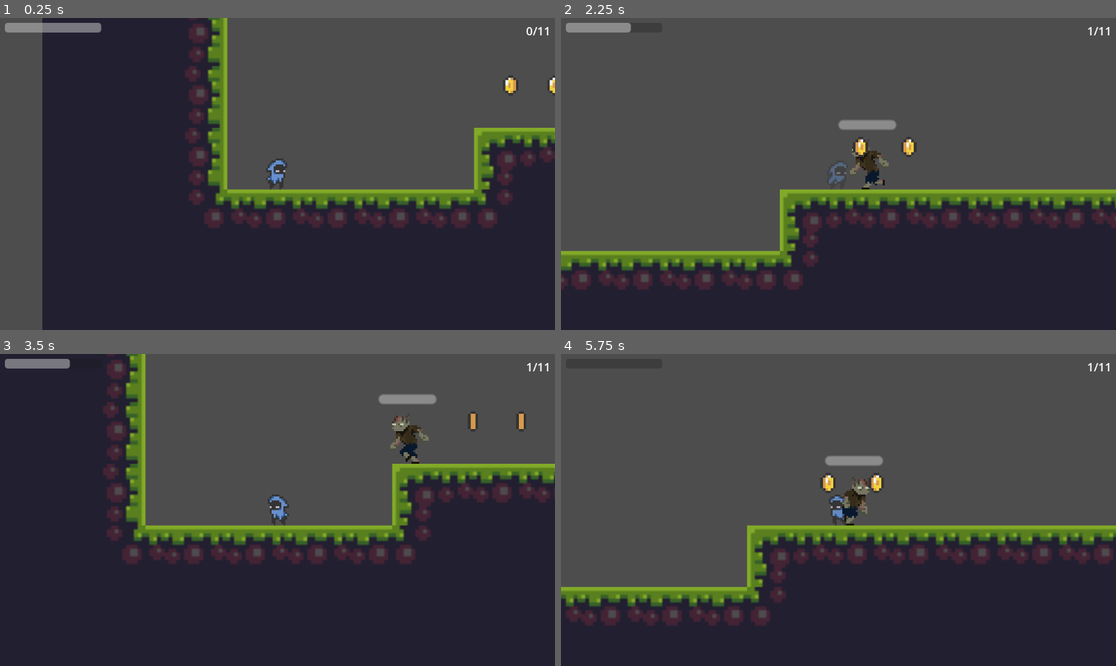
Above: before the commit, frames 1-4 (two rows, left to right).
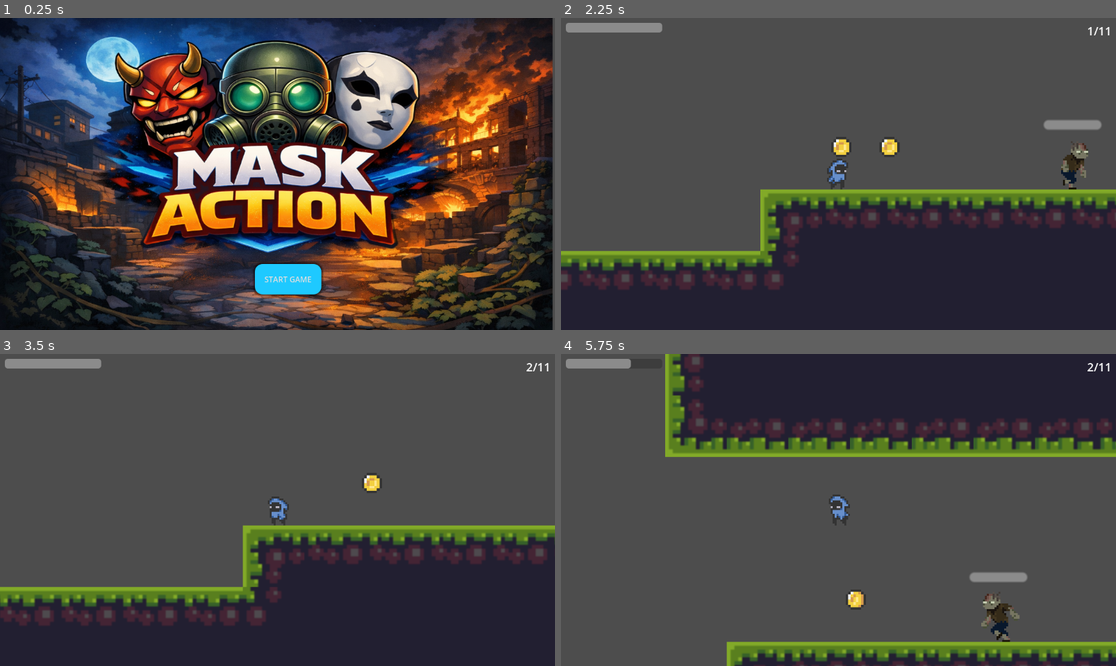
Above: after the commit, the same moments.

Repository: TakashiHamada/ggj2026-mask
Game: Godot game, scene res://Scenes/main_menu.tscn
Same seed, same stepped clock (60 frames per second), same inputs: the game is played once before the commit and once after it. Before the commit the project starts from res://Scenes/main.tscn.
Inputs (mouse positions are in pixels of both pictures, inside the frame that each line leads up to):
- Up to frame 1 (0.25 s): no input
- Up to frame 2 (2.25 s): click (849, 280) at 0.5 s, where only the run after the commit has a clickable "START GAME"; hold D (move_right) from 1.28 s (still down); tap N (attack) at 1.35 s; tap Space (jump) at 1.52 s; tap M (gas_mask) at 2.1 s
- Up to frame 3 (3.5 s): tap Space (jump) at 2.27 s; release D (move_right) at 2.78 s; hold A (move_left) from 2.78 s (still down); tap N (attack) at 2.85 s
- Up to frame 4 (5.75 s): release A (move_left) at 3.53 s; hold D (move_right) 3.53-5.03 s; tap M (gas_mask) at 3.6, 5.1 s; tap Space (jump) at 3.77, 4.52, 5.27 s; tap N (attack) at 4.35 s; hold A (move_left) from 5.03 s (still down)

The runs differ from the first frame. In frame 1, 85% of the frame differs, in the area x 0-100%, y 0-100%; in frame 2, 8.6%; in frame 3, 37%; in frame 4, 64%.

Commit message:
Main Menu
Created rough main menu

Diff:
--- /dev/null
+++ b/mask-action/Scenes/main_menu.tres
@@ -0,0 +1,13 @@
+[gd_resource type="StyleBoxFlat" format=3 uid="uid://bbajovcgww2hp"]
+
+[resource]
+content_margin_left = 20.0
+content_margin_top = 20.0
+content_margin_right = 20.0
+content_margin_bottom = 20.0
+bg_color = Color(0.11764706, 0.7882353, 1, 1)
+corner_radius_top_left = 16
+corner_radius_top_right = 16
+corner_radius_bottom_right = 16
+corner_radius_bottom_left = 16
+shadow_size = 6
--- /dev/null
+++ b/mask-action/Scenes/main_menu.tscn
@@ -0,0 +1,34 @@
+[gd_scene load_steps=4 format=3 uid="uid://dn57n6eymsfhy"]
+
+[ext_resource type="Script" uid="uid://dmplp71yqfq7a" path="res://main_menu.gd" id="1_28flt"]
+[ext_resource type="Texture2D" uid="uid://b3xx2pjsmtki2" path="res://Assets/Mask.png" id="2_48xlc"]
+[ext_resource type="StyleBox" uid="uid://bbajovcgww2hp" path="res://Scenes/main_menu.tres" id="3_1ehe0"]
+
+[node name="main_menu" type="Control"]
+layout_mode = 3
+anchors_preset = 0
+offset_right = 40.0
+offset_bottom = 40.0
+script = ExtResource("1_28flt")
+
+[node name="TextureRect" type="TextureRect" parent="."]
+layout_mode = 0
+offset_right = 1536.0
+offset_bottom = 1024.0
+scale = Vector2(0.746529, 0.6354008)
+texture = ExtResource("2_48xlc")
+
+[node name="CenterContainer" type="CenterContainer" parent="."]
+layout_mode = 0
+offset_left = 529.0
+offset_top = 511.0
+offset_right = 635.0
+offset_bottom = 551.0
+
+[node name="start_button" type="Button" parent="CenterContainer"]
+layout_mode = 2
+theme_override_styles/normal = ExtResource("3_1ehe0")
+theme_override_styles/hover = ExtResource("3_1ehe0")
+text = "START GAME"
+
+[connection signal="pressed" from="CenterContainer/start_button" to="." method="_on_start_button_pressed"]
--- /dev/null
+++ b/mask-action/main_menu.gd
@@ -0,0 +1,4 @@
+extends Control
+
+func _on_start_button_pressed():
+	get_tree().change_scene_to_file("res://Scenes/main.tscn")
--- a/mask-action/project.godot
+++ b/mask-action/project.godot
@@ -15,7 +15,7 @@
 [application]
 
 config/name="MaskAction"
-run/main_scene="uid://dwvuwqpgt80tq"
+run/main_scene="uid://dn57n6eymsfhy"
 config/features=PackedStringArray("4.5", "Forward Plus")
 config/icon="res://icon.svg"
 
Binary file added: mask-action/Assets/Mask.png
Not shown, added: mask-action/Assets/Mask.png.import
Not shown, added: mask-action/main_menu.gd.uid
